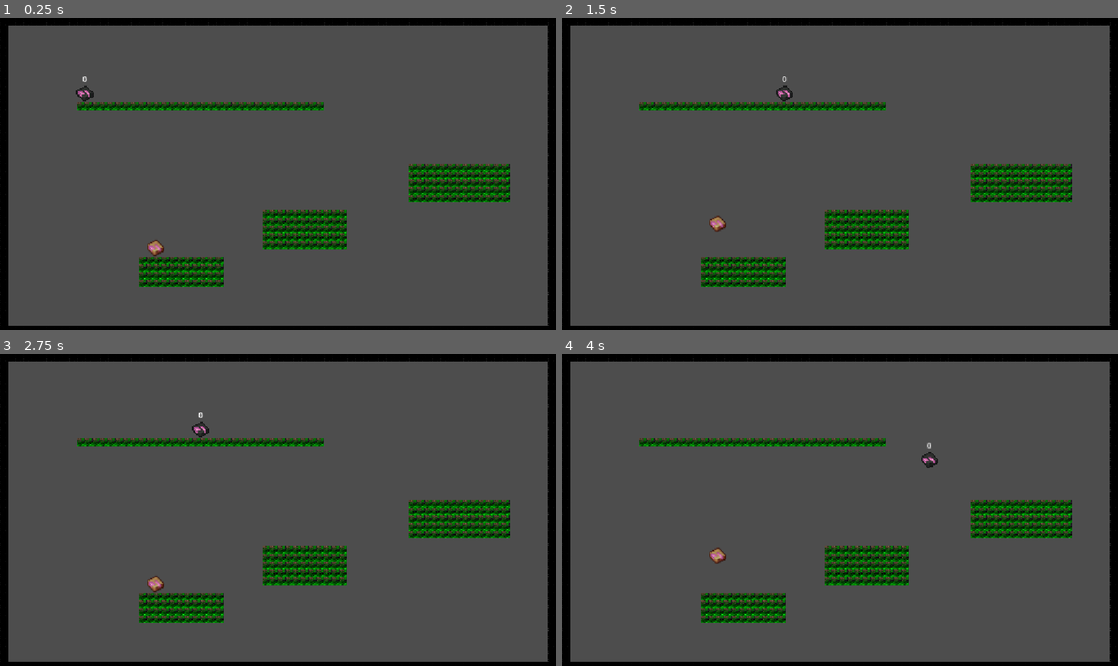
Above: before the commit, frames 1-4 (two rows, left to right).
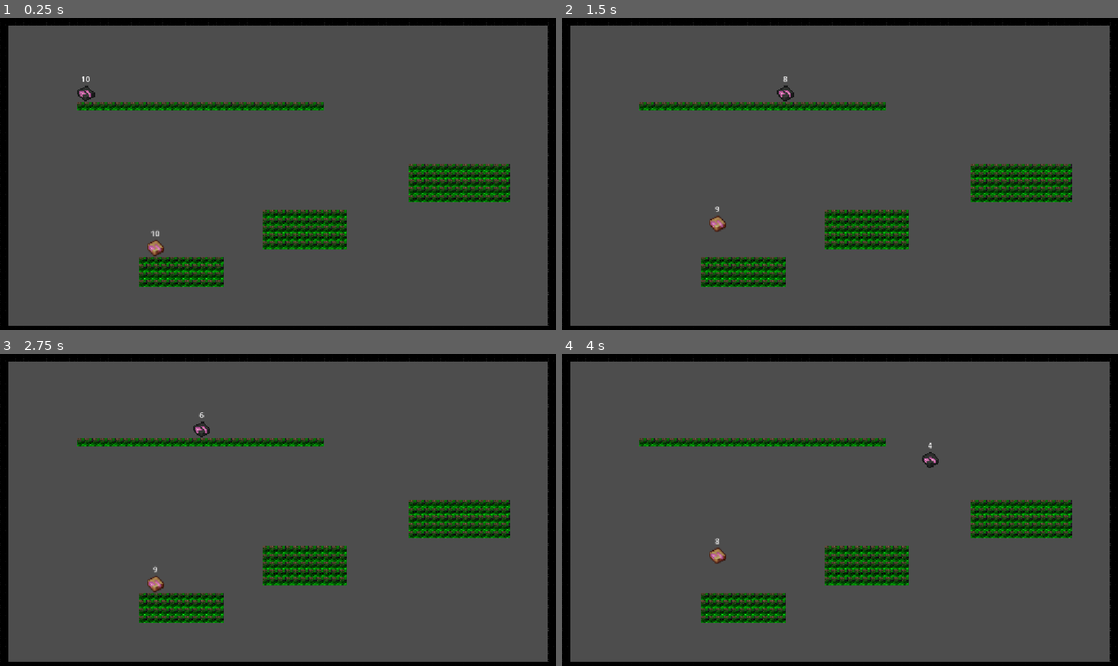
Above: after the commit, the same moments.

Repository: ME-Item-Storage-Cell/HavenJumpstart
Game: Godot game, scene res://main.tscn
Two runs of this game, one before a commit and one after it. Both use one fixed random seed, a clock stepped at 60 frames per second and the inputs below.
Inputs (mouse positions are in pixels of both pictures, inside the frame that each line leads up to):
- Up to frame 1 (0.25 s): no input
- Up to frame 2 (1.5 s): tap Enter at 0.5 s; move the mouse to (962, 158) at 0.52 s; hold Right (rightone) from 0.53 s (still down); tap Up (jumpone) at 0.6, 0.77, 1.07 s; click (962, 158) at 0.67 s; tap W (jumptwo) at 0.8, 1.35 s; move the mouse to (728, 189) at 1.27 s
- Up to frame 3 (2.75 s): tap Up (jumpone) at 1.52, 1.82 s; tap Ctrl (jumpstartone, bound only after the commit) at 1.55, 2.1 s; move the mouse to (333, 441) at 2.02 s; release Right (rightone) at 2.03 s; hold Left (leftone) from 2.03 s (still down); tap E (jumpstarttwo, bound only after the commit) at 2.3 s
- Up to frame 4 (4 s): move the mouse to (812, 572) at 2.77 s; release Left (leftone) at 2.78 s; hold Right (rightone) from 2.78 s (still down); tap E (jumpstarttwo, bound only after the commit) at 2.85 s; click (812, 572) at 2.92 s; tap Up (jumpone) at 3.02, 3.05, 3.32, 3.77 s; move the mouse to (1006, 556) at 3.52 s; tap Alt at 3.6 s; tap W (jumptwo) at 3.8 s

The runs differ from the first frame. In frame 1, less than 0.1% of the frame differs, in the area x 13-29%, y 18-71%; in frame 2, less than 0.1%; in frame 3, less than 0.1%; in frame 4, less than 0.1%.
Error after the commit: Invalid access to property or key 'inputcount' on a base object of type 'CharacterBody2D (MovementP2.gd)'. (res://PlayerOne/MovementP1.gd:38)

Commit message:
Kickstart + Input limit
players cannot move when they run out of moves. Other player can "kickstart" their friend and reset their moves.

Next update will probably be physics

Diff:
--- a/PlayerOne/MovementP1.gd
+++ b/PlayerOne/MovementP1.gd
@@ -4,28 +4,48 @@
 const SPEED = 300.0
 const JUMP_VELOCITY = -400.0
 
-var inputCount = 0
-
+var inputCount = 10
+var inRange = false
 @onready var inputCounter = $InputCounterP1
+@onready var playerTwo = get_node("../Player 2")
 
 func _physics_process(delta: float) -> void:
+
+	inputCounter.text = str(inputCount)
+
 	# Add the gravity.
 	if not is_on_floor():
 		velocity += get_gravity() * delta
 
 	# Handle jump.
-	if Input.is_action_just_pressed("jumpone") and is_on_floor():
+	if Input.is_action_just_pressed("jumpone") and is_on_floor() and inputCount > 0:
 		velocity.y = JUMP_VELOCITY
-		inputCount += 1
+		inputCount -= 1
+
+
+	if (Input.is_action_just_pressed("leftone") or Input.is_action_just_pressed("rightone")) and inputCount > 0:
+		inputCount -= 1
 
 	# Get the input direction and handle the movement/deceleration.
 	# As good practice, you should replace UI actions with custom gameplay actions.
 	var direction := Input.get_axis("leftone", "rightone")
-	if direction:
+	if direction and inputCount > 0:
 		velocity.x = direction * SPEED
-		inputCount += 1
+
 	else:
 		velocity.x = move_toward(velocity.x, 0, SPEED)
-		inputCount += 1
+
+	if Input.is_action_just_pressed("jumpstartone") and inRange and playerTwo.inputcount == 0:
+		playerTwo.inputCount = 10
+		print("help!")
 
 	move_and_slide()
+
+
+func _on_jumpstart_area_p_2_body_entered(_body: Node2D) -> void:
+	inRange = true
+	print("hi 2")
+
+func _on_jumpstart_area_p_2_body_exited(_body: Node2D) -> void:
+	inRange = false
+	print("bye 2")
--- a/PlayerTwo/MovementP2.gd
+++ b/PlayerTwo/MovementP2.gd
@@ -4,22 +4,46 @@
 const SPEED = 300.0
 const JUMP_VELOCITY = -400.0
 
+var inputCount = 10
+var playerInRange: CharacterBody2D = null
+var inRange = false
+@onready var inputCounter = $InputCounterP2
+@onready var playerOne = get_node("../Player 1")
 
 func _physics_process(delta: float) -> void:
+	inputCounter.text = str(inputCount)
 	# Add the gravity.
 	if not is_on_floor():
 		velocity += get_gravity() * delta
 
 	# Handle jump.
-	if Input.is_action_just_pressed("jumptwo") and is_on_floor():
+	if Input.is_action_just_pressed("jumptwo") and is_on_floor() and inputCount > 0:
 		velocity.y = JUMP_VELOCITY
+		inputCount -= 1
+
+	if (Input.is_action_just_pressed("lefttwo") or Input.is_action_just_pressed("righttwo")) and inputCount > 0:
+		inputCount -= 1
 
 	# Get the input direction and handle the movement/deceleration.
 	# As good practice, you should replace UI actions with custom gameplay actions.
 	var direction := Input.get_axis("lefttwo", "righttwo")
-	if direction:
+	if direction and inputCount > 0:
 		velocity.x = direction * SPEED
+
 	else:
 		velocity.x = move_toward(velocity.x, 0, SPEED)
 
+	if Input.is_action_just_pressed("jumpstarttwo") and inRange and playerOne.inputCount == 0:
+		playerOne.inputCount = 10
+		print("help!")
+
 	move_and_slide()
+
+
+func _on_jumpstart_area_p_1_body_entered(_body: Node2D) -> void:
+	inRange = true
+	print("hi 1")
+
+func _on_jumpstart_area_p_1_body_exited(_body: Node2D) -> void:
+	inRange = false
+	print("bye 1")
--- a/main.tscn
+++ b/main.tscn
@@ -2,7 +2,7 @@
 
 [ext_resource type="Script" uid="uid://dhp2li71ng0w2" path="res://PlayerOne/MovementP1.gd" id="1_h2yge"]
 [ext_resource type="Texture2D" uid="uid://bfew1w2rph17k" path="res://PlayerOne/SpriteP1.png" id="2_h2yge"]
-[ext_resource type="Texture2D" uid="uid://x1opmd2y622u" path="res://638992654541391725.png" id="3_1bvp3"]
+[ext_resource type="Texture2D" uid="uid://x1opmd2y622u" path="res://TilesetPlaceholder.png" id="3_1bvp3"]
 [ext_resource type="Script" uid="uid://c6fyktjfgn48i" path="res://PlayerTwo/MovementP2.gd" id="4_lquwl"]
 [ext_resource type="Texture2D" uid="uid://b5jw7yf4qd2dq" path="res://PlayerTwo/SpriteP2.png" id="5_7mycd"]
 
@@ -528,6 +528,9 @@
 [sub_resource type="RectangleShape2D" id="RectangleShape2D_pm8u8"]
 size = Vector2(36, 37)
 
+[sub_resource type="CircleShape2D" id="CircleShape2D_pm8u8"]
+radius = 80.224686
+
 [sub_resource type="RectangleShape2D" id="RectangleShape2D_uh2bv"]
 size = Vector2(36, 37)
 
@@ -537,29 +540,34 @@
 tile_map_data = PackedByteArray("AABHAAAAAQADAAYAAABGAAAAAQADAAYAAABFAAAAAQADAAYAAABEAAAAAQADAAYAAABDAAAAAQADAAYAAABCAA …(6608 unchanged characters)…
 tile_set = SubResource("TileSet_pm8u8")
 
-[node name="Player 1" type="CharacterBody2D" parent="." unique_id=1017799510]
-position = Vector2(1, 3)
+[node name="Player 1" type="CharacterBody2D" parent="." unique_id=1017799510 groups=["Players", "players"]]
 script = ExtResource("1_h2yge")
 
 [node name="SpriteP1" type="Sprite2D" parent="Player 1" unique_id=126896583]
-position = Vector2(175, 133)
+position = Vector2(178, 158)
 scale = Vector2(0.22500007, 0.23125002)
 texture = ExtResource("2_h2yge")
 
 [node name="HitboxP1" type="CollisionShape2D" parent="Player 1" unique_id=66616045]
-position = Vector2(175, 132.5)
+position = Vector2(178, 157.5)
 shape = SubResource("RectangleShape2D_pm8u8")
 
 [node name="InputCounterP1" type="Label" parent="Player 1" unique_id=223989591]
-offset_left = 157.0
-offset_top = 91.0
-offset_right = 193.0
-offset_bottom = 114.0
-text = "0"
+offset_left = 160.0
+offset_top = 116.0
+offset_right = 196.0
+offset_bottom = 139.0
+text = "10"
 horizontal_alignment = 1
 vertical_alignment = 1
 
-[node name="Player 2" type="CharacterBody2D" parent="." unique_id=384109991]
+[node name="JumpstartAreaP1" type="Area2D" parent="Player 1" unique_id=151095853]
+
+[node name="JumpstartHitboxP1" type="CollisionShape2D" parent="Player 1/JumpstartAreaP1" unique_id=879093587]
+position = Vector2(179, 157)
+shape = SubResource("CircleShape2D_pm8u8")
+
+[node name="Player 2" type="CharacterBody2D" parent="." unique_id=384109991 groups=["Players", "players"]]
 script = ExtResource("4_lquwl")
 
 [node name="SpriteP2" type="Sprite2D" parent="Player 2" unique_id=279578956]
@@ -570,3 +578,23 @@
 [node name="HitboxP2" type="CollisionShape2D" parent="Player 2" unique_id=2146478970]
 position = Vector2(322, 468.5)
 shape = SubResource("RectangleShape2D_uh2bv")
+
+[node name="InputCounterP2" type="Label" parent="Player 2" unique_id=1298267403]
+offset_left = 304.0
+offset_top = 427.0
+offset_right = 340.0
+offset_bottom = 450.0
+text = "10"
+horizontal_alignment = 1
+vertical_alignment = 1
+
+[node name="JumpstartAreaP2" type="Area2D" parent="Player 2" unique_id=1800079665]
+
+[node name="JumpstartHitboxP2" type="CollisionShape2D" parent="Player 2/JumpstartAreaP2" unique_id=1876004784]
+position = Vector2(321, 468)
+shape = SubResource("CircleShape2D_pm8u8")
+
+[connection signal="body_entered" from="Player 1/JumpstartAreaP1" to="Player 2" method="_on_jumpstart_area_p_1_body_entered"]
+[connection signal="body_exited" from="Player 1/JumpstartAreaP1" to="Player 2" method="_on_jumpstart_area_p_1_body_exited"]
+[connection signal="body_entered" from="Player 2/JumpstartAreaP2" to="Player 1" method="_on_jumpstart_area_p_2_body_entered"]
+[connection signal="body_exited" from="Player 2/JumpstartAreaP2" to="Player 1" method="_on_jumpstart_area_p_2_body_exited"]
--- a/project.godot
+++ b/project.godot
@@ -23,6 +23,10 @@
 [editor_plugins]
 
 enabled=PackedStringArray("res://addons/godot_super-wakatime/plugin.cfg")
+
+[global_group]
+
+players="the dynamic duo"
 
 [input]
 
@@ -56,6 +60,16 @@
 "events": [Object(InputEventKey,"resource_local_to_scene":false,"resource_name":"","device":-1,"window_id":0,"alt_press …(192 unchanged characters)…
 ]
 }
+jumpstartone={
+"deadzone": 0.2,
+"events": [Object(InputEventKey,"resource_local_to_scene":false,"resource_name":"","device":-1,"window_id":0,"alt_pressed":false,"shift_pressed":false,"ctrl_pressed":false,"meta_pressed":false,"pressed":false,"keycode":0,"physical_keycode":4194326,"key_label":0,"unicode":0,"location":0,"echo":false,"script":null)
+]
+}
+jumpstarttwo={
+"deadzone": 0.2,
+"events": [Object(InputEventKey,"resource_local_to_scene":false,"resource_name":"","device":-1,"window_id":0,"alt_pressed":false,"shift_pressed":false,"ctrl_pressed":false,"meta_pressed":false,"pressed":false,"keycode":0,"physical_keycode":69,"key_label":0,"unicode":101,"location":0,"echo":false,"script":null)
+]
+}
 
 [physics]
 
Renamed: 638992654541391725.png -> TilesetPlaceholder.png
Not shown, changed: TilesetPlaceholder.png.import
